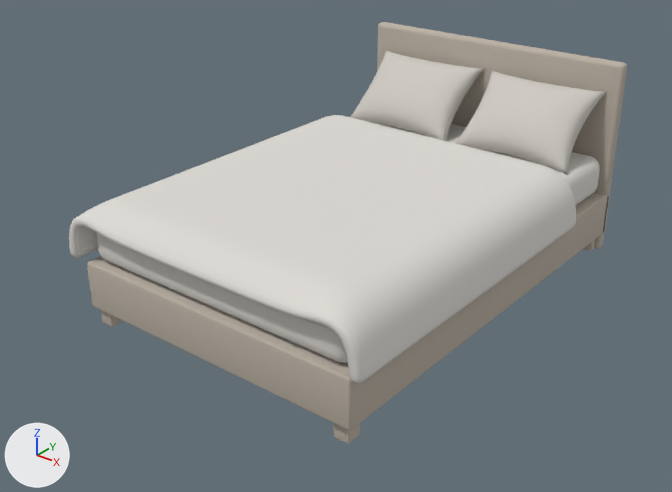
One commit to the glTF model public/models/bed.glb: the scene before it, then after it.
Both versions are drawn from a 50 mm lens placed at (2.31, -3.13, 2.07), pointed at (-0.04, -0.2, 0.25). The axes (+X, +Y, +Z) are drawn at lower left. The lights are the same throughout. The older version comes first. Where no turn or scale is listed for an object, it has been applied to the vertices. Vertices at exactly the same position are counted once.

Names of what the first picture shows: 'duvet', 'frame', 'headboard', 'mattress', 'pillow_left', 'pillow_right'.
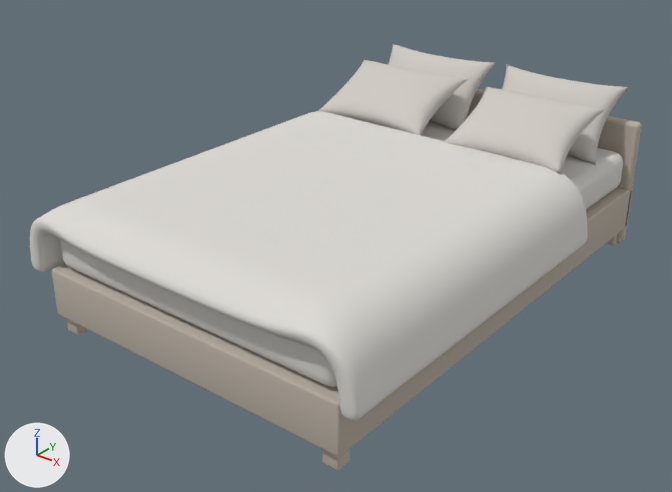
Where the newer file only moved an object's origin or applied its transform, the numbers keep the older frame.

What differs and where, as boxes (x1, y1, x2, y2) in the pictures (672 x 492 px; the box of a moved part takes in the faces that stretch with it):
'duvet', reshaped (10% wider, 16% taller)
    before: (69, 115, 576, 383)
    after: (30, 111, 588, 421)
'frame', mesh rescaled (11% wider, 13% taller)
    before: (87, 193, 610, 444)
    after: (52, 187, 633, 470)
'mattress', rescaled (12% wider, 12% taller)
    before: (96, 123, 600, 363)
    after: (60, 118, 623, 387)
'headboard', reshaped
    before: (377, 22, 627, 249)
    after: (467, 89, 642, 243)
'pillow_right', reshaped (15% shorter)
    before: (455, 70, 606, 174)
    after: (444, 86, 604, 174)
'pillow_left', reshaped (11% wider, 15% shorter)
    before: (350, 50, 484, 141)
    after: (318, 59, 467, 136)
'pillow_back_right', added
    after: (502, 64, 628, 165)
'pillow_back_left', added
    after: (388, 44, 496, 130)
part 2 of me_cube_007, moved or reshaped (not visible afterwards)
    before: (377, 27, 379, 71)
part 3 of me_cube_007, moved or reshaped
    before: (380, 22, 627, 69)
    after: (475, 89, 642, 128)
part 4 of me_cube_007, moved or reshaped
    before: (379, 27, 627, 249)
    after: (467, 95, 641, 243)

The change in detail:
me_cube_006 is used by ob_frame; location (0.0, 0.0, 0.0).
me_cube_006 had 480 vertices, 940 faces and spanned x -0.7..0.7, y -1.05..1.05, z 0.0..0.3.
me_cube_006 now has 480 vertices, 940 faces and spans x -0.76..0.76, y -1.18..1.18, z 0.0..0.3.
me_cube_006 part 1: the whole mesh is scaled about its middle by (1.09, 1.13, 1).
me_cube_007 is used by ob_headboard; location (0.0, 0.0, 0.0).
me_cube_007 had 152 vertices, 300 faces and spanned x -0.705..0.705, y 0.99..1.05, z 0.0..0.95.
me_cube_007 now has 152 vertices, 300 faces and spans x -0.765..0.765, y 1.125..1.185, z 0.0..0.64.
me_cube_007 part 2: all 38 vertices in x -0.705..-0.685, y 0.99..1.05, z 0.0..0.02 are moved by (-0.06, 0.135, 0.0).
me_cube_007 part 3: all 38 vertices in x 0.685..0.705, y 0.99..1.05, z 0.93..0.95 are moved by (0.06, 0.135, -0.31).
me_cube_007 part 4: all 38 vertices in x 0.685..0.705, y 0.99..1.05, z 0.0..0.02 are moved by (0.06, 0.135, 0.0).
Other edits to the shape of me_cube_007 do not show in these pictures.
me_cube_004 is used by ob_mattress; location (0.0, 0.0, 0.0).
me_cube_004 had 296 vertices, 588 faces and spanned x -0.68..0.68, y -1.03..0.99, z 0.3..0.5.
me_cube_004 now has 296 vertices, 588 faces and spans x -0.74..0.74, y -1.16..1.12, z 0.3..0.5.
me_cube_004 part 5: the whole mesh is scaled about its middle by (1.09, 1.14, 1).
me_pillow_left is used by ob_pillow_left; location (-0.33, 0.822, 0.655).
me_pillow_left had 1570 vertices, 3136 faces and spanned x -0.31..0.31, y -0.168..0.168, z -0.161..0.161.
me_pillow_left now has 1570 vertices, 3136 faces and spans x -0.38..0.28, y -0.351..0.063, z -0.104..0.133.
me_pillow_left part 6: the whole mesh is multiplied about its middle by the matrix ((1.065, 0.0, 0.0), (0.0, 0.899, 0.356), (0.0, -0.179, 0.83)), then moved by (-0.05, -0.144, 0.015).
me_pillow_right is used by ob_pillow_right; location (0.33, 0.822, 0.655).
me_pillow_right had 1570 vertices, 3136 faces and spanned x -0.31..0.31, y -0.168..0.168, z -0.161..0.161.
me_pillow_right now has 1570 vertices, 3136 faces and spans x -0.24..0.38, y -0.393..0.003, z -0.09..0.142.
me_pillow_right part 7: the whole mesh is multiplied about its middle by the matrix ((1.0, 0.0, 0.0), (0.0, 0.87, 0.329), (0.0, -0.192, 0.817)), then moved by (0.07, -0.195, 0.026).
me_grid_002 is used by ob_duvet; location (0.0, 0.0, 0.0).
me_grid_002 had 12722 vertices, 25440 faces and spanned x -0.77..0.77, y -1.09..0.54, z 0.31..0.57.
me_grid_002 now has 12722 vertices, 25440 faces and spans x -0.86..0.86, y -1.24..0.47, z 0.28..0.6.
me_grid_002 part 8: 12722 of 12722 vertices moved; they spanned x -0.77..0.77, y -1.09..0.54, z 0.31..0.57 and now span x -0.86..0.86, y -1.24..0.47, z 0.28..0.6; mean shift (0.0, -0.1, 0.0).
Mesh me_pillow_back_right is new.
It has 1570 vertices, 3136 faces and spans x -0.33..0.33, y -0.14..0.14, z -0.158..0.158.
It uses material mat_fabricaccent (light grey #cecac4).
Object 'pillow_back_right' (ob_pillow_back_right) is new; it shows me_pillow_back_right.
Its location is (0.36, 0.986, 0.656).
Object 'pillow_back_left' (ob_pillow_back_left) is new; it shows a copy of me_pillow_back_right.
Its location is (-0.36, 0.986, 0.656).
